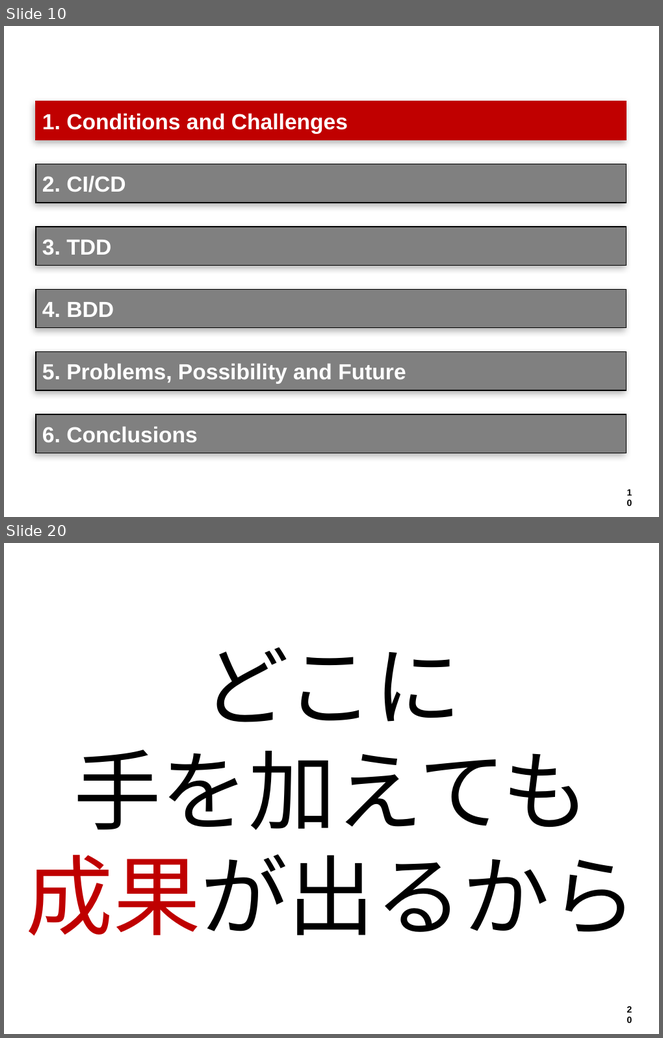
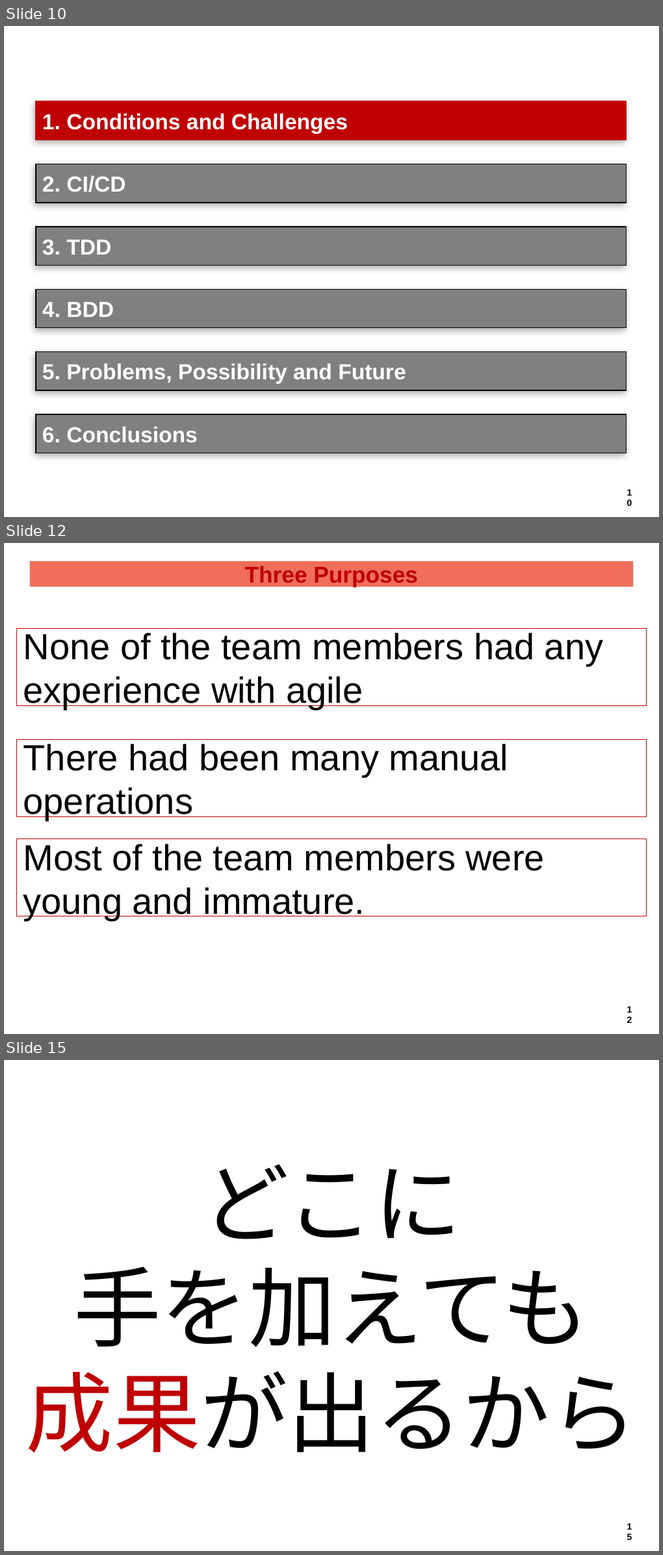
Before and after one commit to hageyahhoo/agile2014, a slide deck: presentations/TechnologyDrivenDevelopment.pptx. Shown one above the other, each under a label of ours: slides 10 and 20 before the commit, slides 10, 12 and 15 after it; the slides between them are not shown. The pictures are 663x1038 and 663x1555 pixels, drawn with LibreOffice and Linux fonts; fonts in the diff are those of the drawing; background and template pictures are left out. Boxes give left, top, right and bottom in pixels: in the first picture for what was removed or moved away, otherwise in the second. Text is boxed around its words. In the diff, an @@ line names an element or a change of style, - is before the commit and + after.

```diff
--- a/presentations/TechnologyDrivenDevelopment.pptx
+++ b/presentations/TechnologyDrivenDevelopment.pptx
@@ slide 12 added at (4,543,659,1034), background #FFFFFF; not listed: 1 template element that a slide beside it also shows @@
@@ title added at (29,561,633,587), fill #F06E5A, 25.2 pt, text #BF0000, bold @@
+Three Purposes
@@ rectangle added at (17,628,647,705), outline #BF0000 0.75 pt, 40 pt, text #000000 @@
+None of the team members had any experience with agile
@@ rectangle added at (17,739,647,817), outline #BF0000 0.75 pt, 40 pt, text #000000 @@
+There had been many manual operations
@@ rectangle added at (17,839,647,917), outline #BF0000 0.75 pt, 40 pt, text #000000 @@
+Most of the team members were young and immature.
@@ what was slide 20 is now slide 15 @@
@@ page number at (621,1518,639,1536): text changed @@
-20
+15
```
Also in this commit, not shown: 3 slides changed, 14 other slides added, 14 slides removed, 2 other files.
